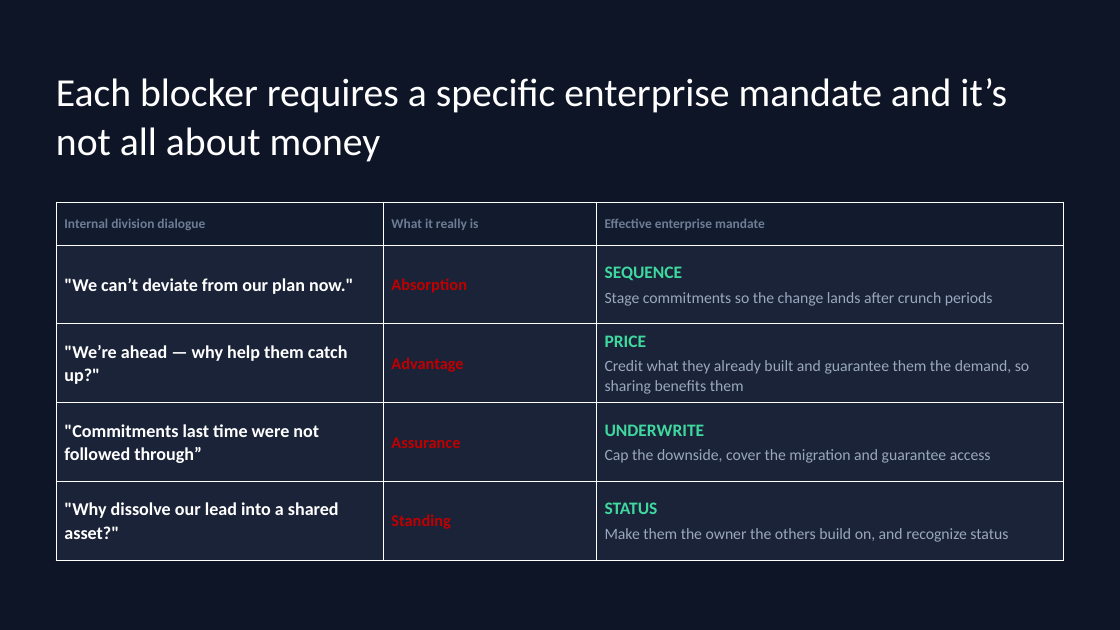
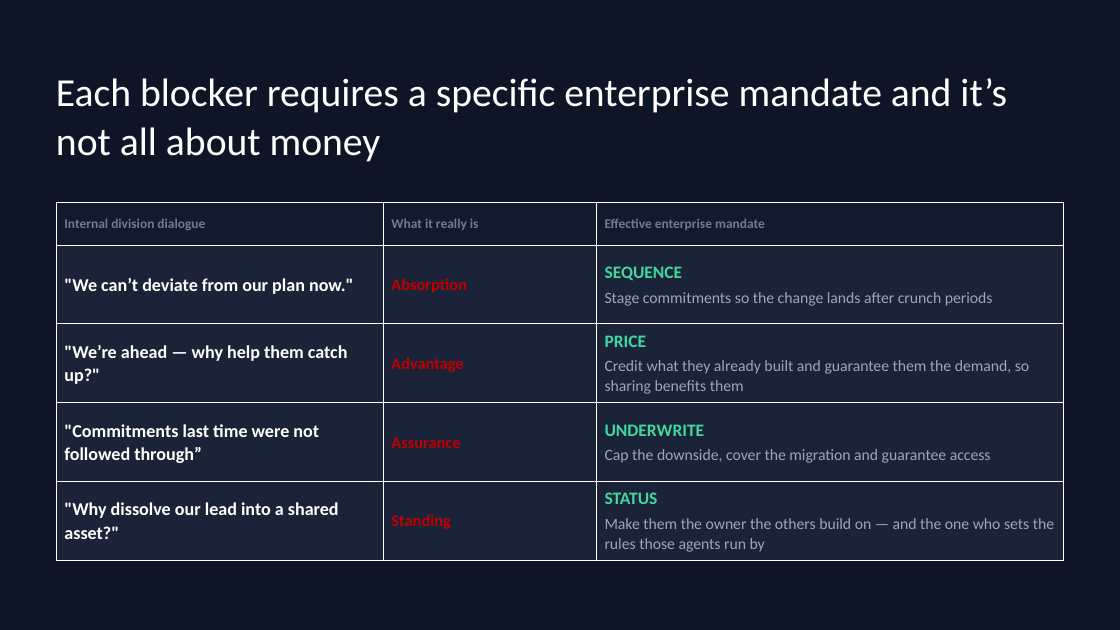
Before and after one commit to amangang3/aster-clinical-ops-simulation, a slide deck: slide 2 of framework-deck.pptx. Drawn at 1120x630 pixels with LibreOffice and Linux fonts; fonts in the diff are those of the drawing. Boxes give left, top, right and bottom in pixels: in the first picture for what was removed or moved away, otherwise in the second. Text is boxed around its words. In the diff, an @@ line names an element or a change of style, - is before the commit and + after.

```diff
--- a/framework-deck.pptx
+++ b/framework-deck.pptx
@@ table at <box>56,202,1065,560</box> @@
-row 5, column 3: STATUS / Make them the owner the others build on, and recognize status
+row 5, column 3: STATUS / Make them the owner the others build on — and the one who sets the rules those agents run by
```
Also in this commit, not shown: 1 other slide changed, 4 other files.
